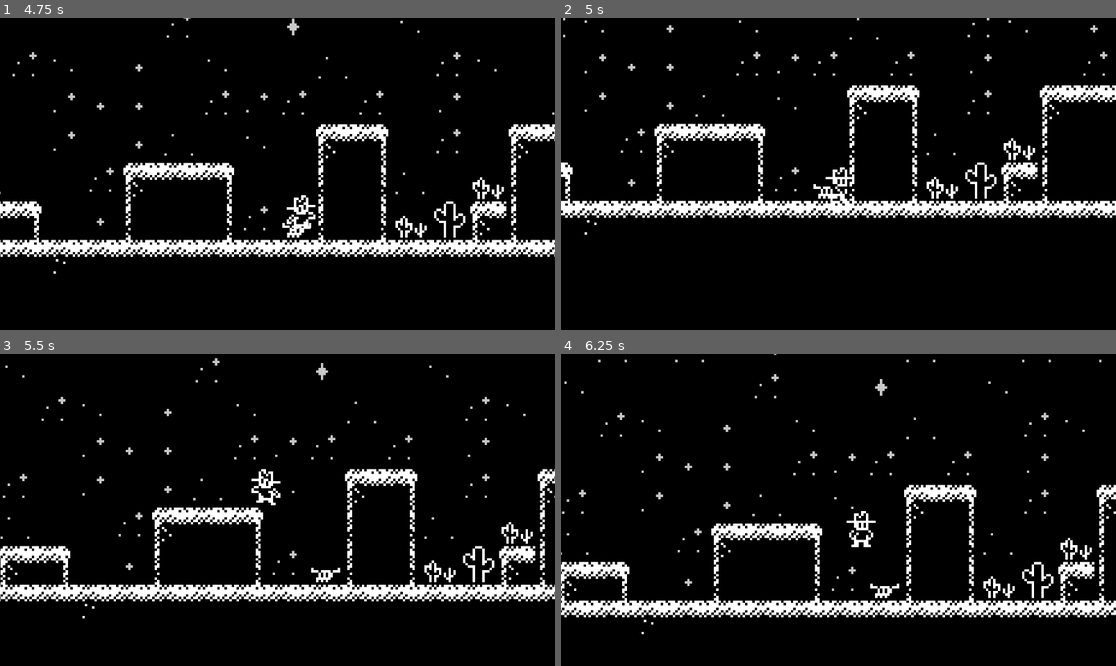
Above: before the commit, frames 1-4 (two rows, left to right).
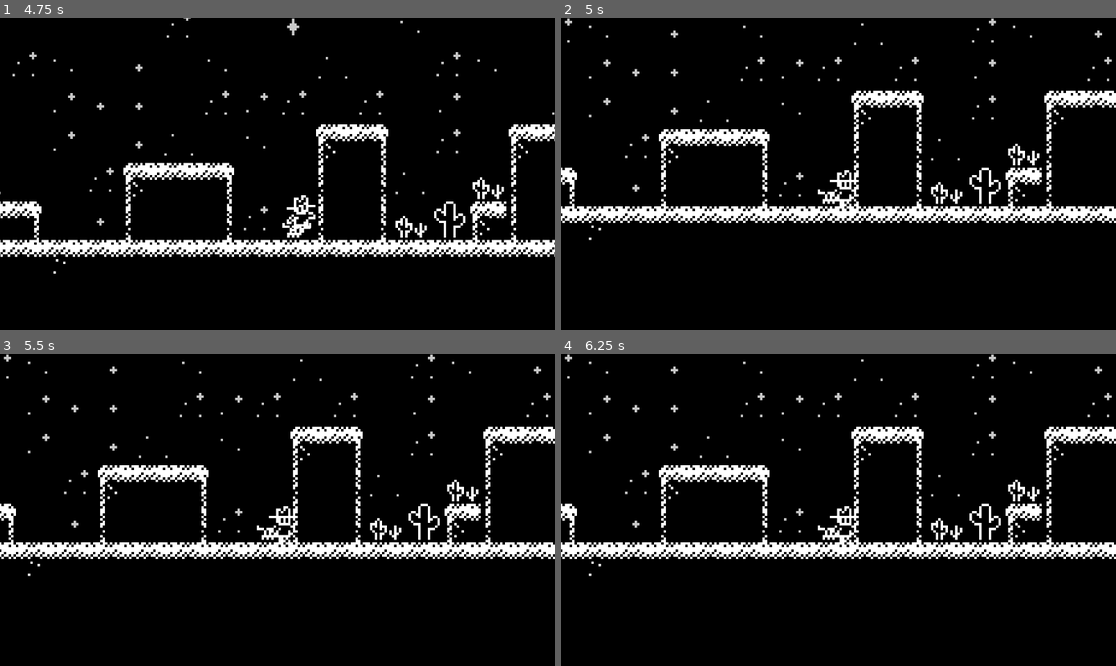
Above: after the commit, the same moments.

Repository: Tortiz-CSUF/western-noir-platformer
Game: Godot game, scene res://Start_Menu.tscn
Two runs of this game, one before a commit and one after it. Both use one fixed random seed, a clock stepped at 60 frames per second and the inputs below.
Inputs:
- Up to frame 1 (4.75 s): click "Start Game" at 0.5 s; tap Enter at 1.25 s; hold D (move_right) 1.28-2.78 s; tap Space (jump) at 1.52, 2.27, 3.77, 4.52 s; hold A (move_left) 2.78-3.53 s; hold D (move_right) from 3.53 s (still down)
- Up to frame 2 (5 s): keep holding D (move_right); tap Tab (pause, bound only after the commit) at 4.9 s
- Up to frame 3 (5.5 s): release D (move_right) at 5.03 s; hold A (move_left) from 5.03 s (still down); tap Space (jump) at 5.27 s
- Up to frame 4 (6.25 s): release A (move_left) at 5.78 s; hold D (move_right) from 5.78 s (still down)

Frame 1 is identical in both runs. In frame 2, 11% of the frame differs, in the area x 0-100%, y 0-72%; in frame 3, 17%; in frame 4, 17%, in the area x 0-100%, y 0-90%.

Commit message:
Tab binding and Main_Menu hook
- Added pause input map (set to tab and esc)
- Set Start_Menu scene to hook into button

Diff:
--- a/pause_menu.tscn
+++ b/pause_menu.tscn
@@ -1,10 +1,12 @@
-[gd_scene load_steps=2 format=3 uid="uid://cwvmd7emgn7yg"]
+[gd_scene load_steps=3 format=3 uid="uid://cwvmd7emgn7yg"]
 
 [ext_resource type="Script" uid="uid://u7kcvafi54rj" path="res://pause_menu.gd" id="1_hdmo1"]
+[ext_resource type="PackedScene" uid="uid://blr4bmpnlswj5" path="res://Start_Menu.tscn" id="2_nwcfo"]
 
 [node name="PauseMenu" type="CanvasLayer"]
 process_mode = 3
 script = ExtResource("1_hdmo1")
+main_menu_scene = ExtResource("2_nwcfo")
 
 [node name="Root" type="Control" parent="."]
 layout_mode = 3
--- a/project.godot
+++ b/project.godot
@@ -14,6 +14,10 @@
 run/main_scene="uid://blr4bmpnlswj5"
 config/features=PackedStringArray("4.5", "Forward Plus")
 config/icon="res://icon.svg"
+
+[autoload]
+
+PauseMenu="*res://pause_menu.tscn"
 
 [input]
 
@@ -35,6 +39,12 @@
 , Object(InputEventKey,"resource_local_to_scene":false,"resource_name":"","device":-1,"window_id":0,"alt_pressed":false …(186 unchanged characters)…
 ]
 }
+pause={
+"deadzone": 0.2,
+"events": [Object(InputEventKey,"resource_local_to_scene":false,"resource_name":"","device":-1,"window_id":0,"alt_pressed":false,"shift_pressed":false,"ctrl_pressed":false,"meta_pressed":false,"pressed":false,"keycode":0,"physical_keycode":4194306,"key_label":0,"unicode":0,"location":0,"echo":false,"script":null)
+, Object(InputEventKey,"resource_local_to_scene":false,"resource_name":"","device":-1,"window_id":0,"alt_pressed":false,"shift_pressed":false,"ctrl_pressed":false,"meta_pressed":false,"pressed":false,"keycode":0,"physical_keycode":4194305,"key_label":0,"unicode":0,"location":0,"echo":false,"script":null)
+]
+}
 
 [rendering]
 
